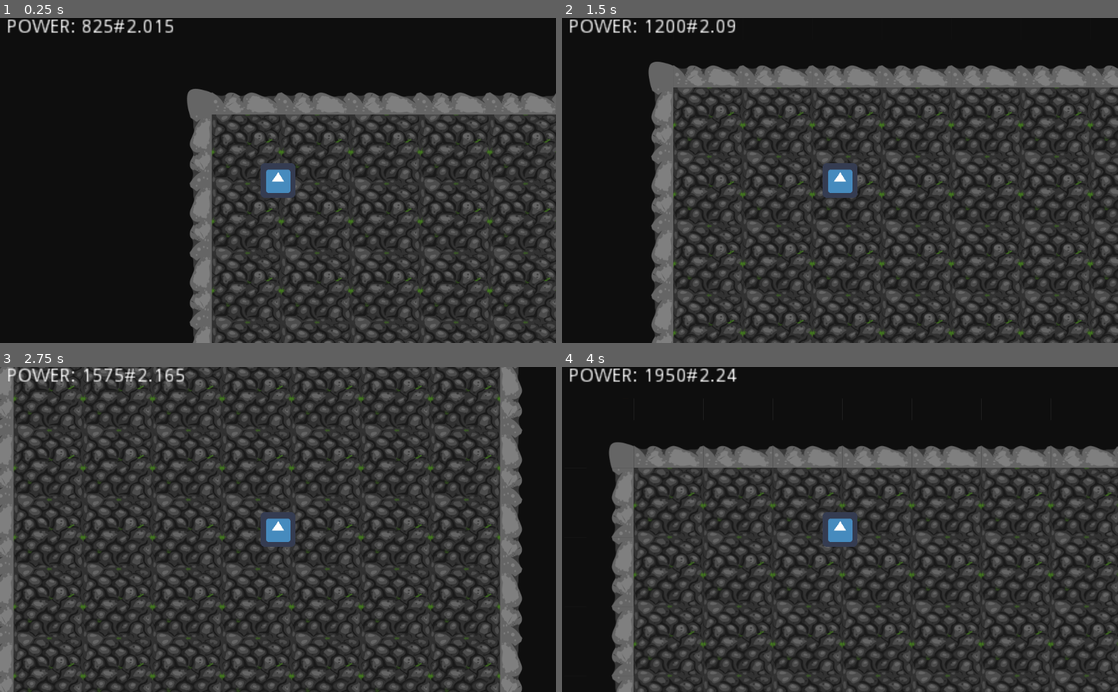
Above: before the commit, frames 1-4 (two rows, left to right).
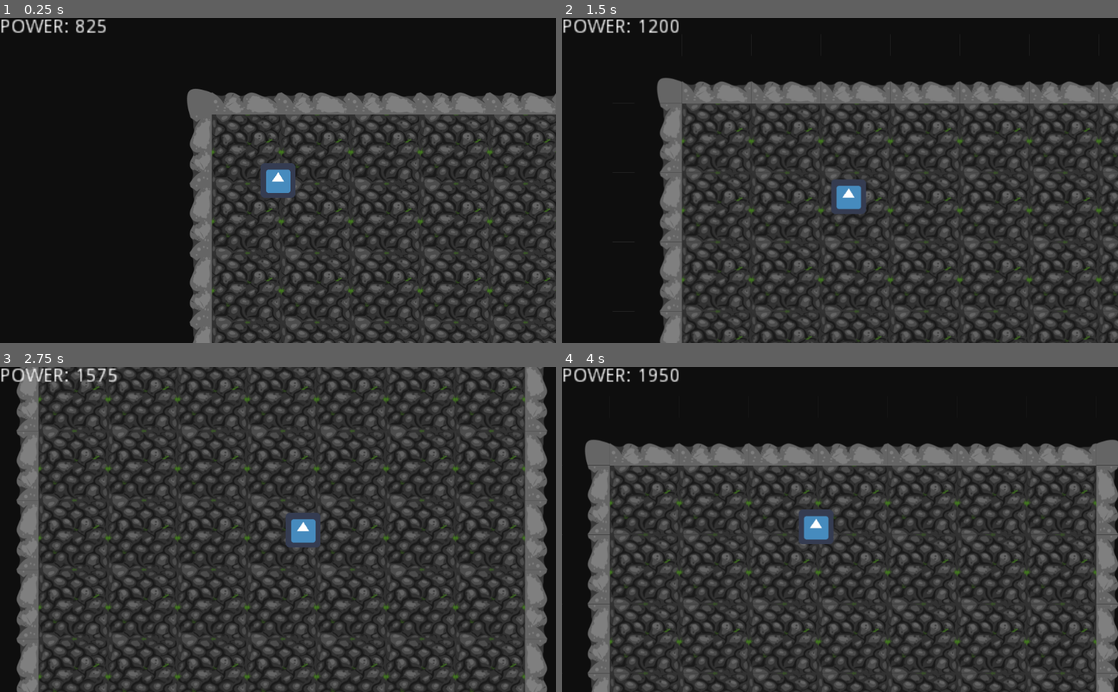
Above: after the commit, the same moments.

Repository: hnr250/FromHeroToZero
Game: Godot game, scene res://Field.tscn
The game is run twice, just before and just after one commit, with the same random seed, the same clock (stepped at 60 frames per second) and the same inputs. The engine's default icon, where the game draws it, is replaced by a stand-in: a white triangle on a blue panel in a dark square.
Inputs:
- Up to frame 1 (0.25 s): no input
- Up to frame 2 (1.5 s): hold Right (ui_right) 0.53-1.28 s; hold Down (ui_down) from 1.28 s (still down)
- Up to frame 3 (2.75 s): release Down (ui_down) at 2.03 s; hold Right (ui_right) from 2.03 s (still down)
- Up to frame 4 (4 s): release Right (ui_right) at 2.78 s; hold Up (ui_up) 2.78-3.53 s; hold Left (ui_left) from 3.53 s (still down)

The runs differ from the first frame. In frame 1, 0.8% of the frame differs, in the area x 0-32%, y 0-5%; in frame 2, 35%; in frame 3, 49%, in the area x 0-99%, y 0-100%; in frame 4, 36%.

Commit message:
change camera to move smoothly

Diff:
--- a/Field.tscn
+++ b/Field.tscn
@@ -5,7 +5,7 @@
 [ext_resource path="res://Objects/Player.tscn" type="PackedScene" id=3]
 [ext_resource path="res://Objects/GUI_camera.tscn" type="PackedScene" id=4]
 
-[node name="Tileset" type="Node2D"]
+[node name="Tileset" type="Node2D" index="0"]
 
 self_modulate = Color( 0, 0, 0, 1 )
 scale = Vector2( 0.5, 0.5 )
@@ -38,3 +38,35 @@
 position = Vector2( 250, 250 )
 
 [node name="Camera2D" parent="KinematicBody2D" index="2" instance=ExtResource( 4 )]
+
+smoothing_enabled = true
+offset_v = 0.15
+offset_h = 0.15
+
+[node name="CanvasLayer" type="CanvasLayer" parent="." index="2"]
+
+layer = 1
+offset = Vector2( 0, 0 )
+rotation = 0.0
+scale = Vector2( 1, 1 )
+transform = Transform2D( 1, 0, 0, 1, 0, 0 )
+
+[node name="Label" type="Label" parent="CanvasLayer" index="0"]
+
+anchor_left = 0.0
+anchor_top = 0.0
+anchor_right = 0.0
+anchor_bottom = 0.0
+margin_right = 40.0
+margin_bottom = 14.0
+rect_scale = Vector2( 2.5, 2.5 )
+rect_pivot_offset = Vector2( 0, 0 )
+rect_clip_content = false
+mouse_filter = 2
+mouse_default_cursor_shape = 0
+size_flags_horizontal = 1
+size_flags_vertical = 4
+percent_visible = 1.0
+lines_skipped = 0
+max_lines_visible = -1
+_sections_unfolded = [ "Anchor", "Grow Direction", "Rect" ]
--- a/Objects/GUI_camera.tscn
+++ b/Objects/GUI_camera.tscn
@@ -25,26 +25,3 @@
 editor_draw_limits = false
 editor_draw_drag_margin = false
 _sections_unfolded = [ "Drag Margin", "Offset", "Smoothing", "Transform" ]
-
-[node name="Label" type="Label" parent="." index="0"]
-
-anchor_left = 0.0
-anchor_top = 0.0
-anchor_right = 0.0
-anchor_bottom = 0.0
-margin_left = -500.0
-margin_top = -300.0
-margin_right = -400.0
-margin_bottom = -280.0
-rect_scale = Vector2( 2.5, 2.5 )
-rect_pivot_offset = Vector2( 0, 0 )
-rect_clip_content = false
-mouse_filter = 2
-mouse_default_cursor_shape = 0
-size_flags_horizontal = 1
-size_flags_vertical = 4
-text = "POWER:"
-percent_visible = 1.0
-lines_skipped = 0
-max_lines_visible = -1
-_sections_unfolded = [ "Anchor", "Grow Direction", "Margin", "Material", "Pause", "Rect", "Size Flags", "Theme", "Visibility", "custom_colors", "custom_constants", "custom_fonts", "custom_styles" ]
--- a/Objects/Node2D.tscn
+++ b/Objects/Node2D.tscn
@@ -2,7 +2,7 @@
 
 [ext_resource path="res://Graphics/2dpixx_dungeon.png" type="Texture" id=1]
 
-[node name="Node2D" type="Node2D" index="0"]
+[node name="Node2D" type="Node2D"]
 
 _sections_unfolded = [ "Transform", "Visibility" ]
 __meta__ = {
--- a/Scripts/World.gd
+++ b/Scripts/World.gd
@@ -8,13 +8,14 @@
 
 func _update_GUI():
 	var player = get_node("KinematicBody2D")
-	var label = get_node("KinematicBody2D/Camera2D/Label")
+	#var label = get_node("KinematicBody2D/Camera2D/Label")
+	var label = get_node("CanvasLayer/Label")
 
 	label.text = _get_power_text(player)
 
 func _get_power_text(player):
 	var POWER = player.POWER
 	if POWER <= 9000:
-		return "POWER: " + str(POWER) + "#" + str(player.VELOCITY)
+		return "POWER: " + str(POWER)
 	else:
 		return "POWER: 9000+"
